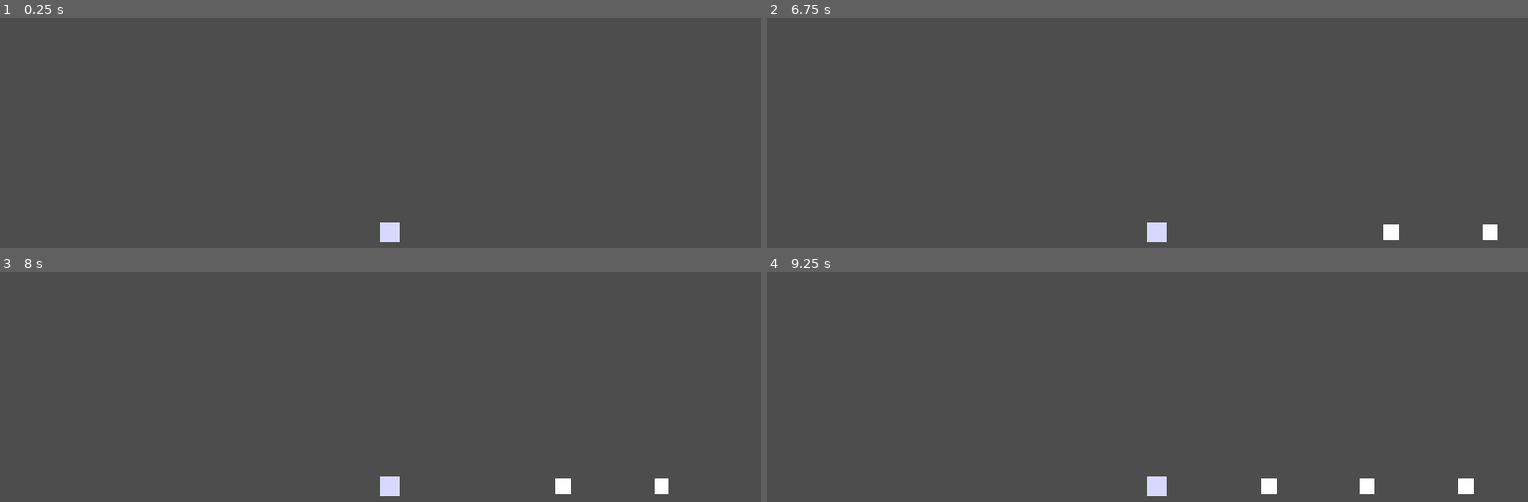
Above: before the commit, frames 1-4 (two rows, left to right).
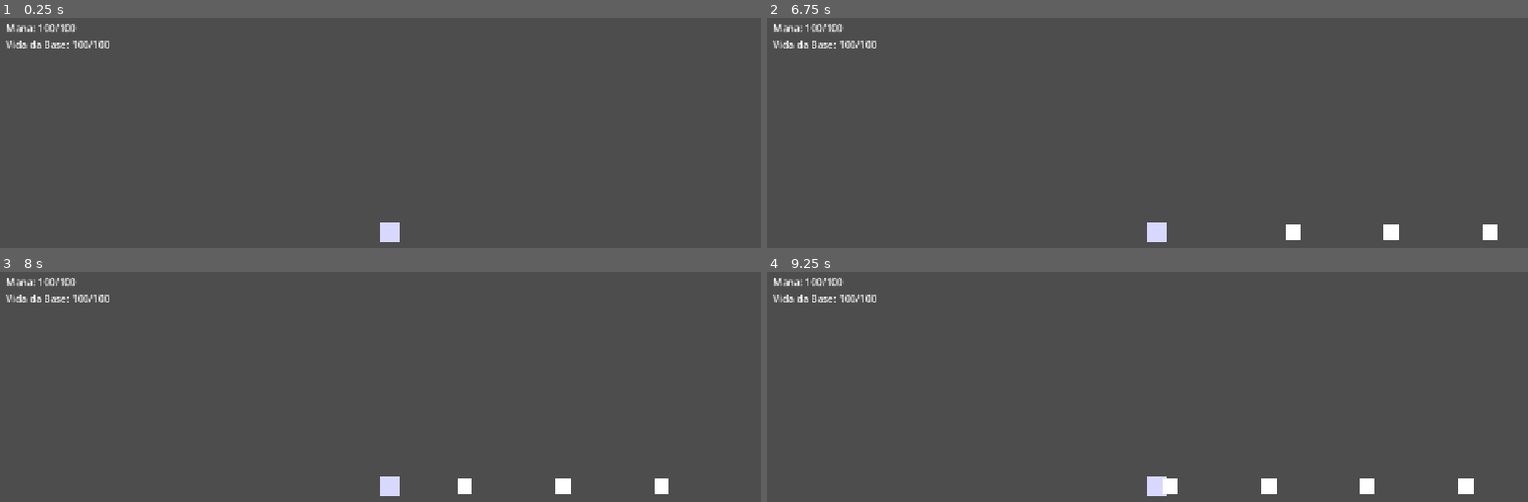
Above: after the commit, the same moments.

Repository: caua-developer/pixie-defense
Game: Godot game, scene res://scenes/main.tscn
Same seed, same stepped clock (60 frames per second), same inputs: the game is played once before the commit and once after it.
Inputs (mouse positions are in pixels of both pictures, inside the frame that each line leads up to):
- Up to frame 1 (0.25 s): no input
- Up to frame 2 (6.75 s): tap Enter at 0.5, 2 s; move the mouse to (1330, 211) at 0.52 s; press the mouse at (1330, 211) at 0.53 s; tap Space at 1.25, 3.5 s; move the mouse to (outside the picture) at 1.27 s; release the mouse at (outside the picture) at 1.28 s; click (outside the picture) at 1.35 s; move the mouse to (1238, 135) at 2.02 s; press the mouse at (1238, 135) at 2.03 s; move the mouse to (outside the picture) at 2.77 s; release the mouse at (outside the picture) at 2.78 s; click (outside the picture) at 2.85 s; move the mouse to (outside the picture) at 3.52 s; press the mouse at (outside the picture) at 3.53 s; move the mouse to (919, 165) at 4.27 s; release the mouse at (919, 165) at 4.28 s; click (919, 165) at 4.35 s; move the mouse to (1193, 231) at 5.02 s; press the mouse at (1193, 231) at 5.03 s; move the mouse to (1040, 121) at 5.77 s; release the mouse at (1040, 121) at 5.78 s; click (1040, 121) at 5.85 s; move the mouse to (1330, 211) at 6.52 s; press the mouse at (1330, 211) at 6.53 s
- Up to frame 3 (8 s): move the mouse to (outside the picture) at 7.27 s; release the mouse at (outside the picture) at 7.28 s; click (outside the picture) at 7.35 s
- Up to frame 4 (9.25 s): move the mouse to (1238, 389) at 8.02 s; press the mouse at (1238, 389) at 8.03 s; move the mouse to (outside the picture) at 8.77 s; release the mouse at (outside the picture) at 8.78 s; click (outside the picture) at 8.85 s

The runs differ from the first frame. In frame 1, 0.5% of the frame differs, in the area x 0-15%, y 2-14%; in frame 2, 0.6%, in the area x 0-71%, y 2-97%; in frame 3, 0.6%; in frame 4, 0.6%.

Commit message:
feat: adiciona hud minimo de mana, vida da base e fim de fase
Co-Authored-By: Claude Sonnet 5 <noreply@anthropic.com>

Diff:
--- a/scenes/main.tscn
+++ b/scenes/main.tscn
@@ -26,3 +26,31 @@
 enemy_scene = ExtResource("enemy_scene")
 
 [node name="SpawnTimer" type="Timer" parent="Corredor1" unique_id=137679326]
+
+[node name="HUD" type="CanvasLayer" parent="." unique_id=1430594757]
+
+[node name="Root" type="Control" parent="HUD" unique_id=1308304346]
+layout_mode = 3
+anchors_preset = 15
+anchor_right = 1.0
+anchor_bottom = 1.0
+grow_horizontal = 2
+grow_vertical = 2
+
+[node name="VBox" type="VBoxContainer" parent="HUD/Root" unique_id=1006611760]
+layout_mode = 0
+offset_left = 16.0
+offset_top = 16.0
+
+[node name="ManaLabel" type="Label" parent="HUD/Root/VBox" unique_id=1154941733]
+layout_mode = 2
+text = "Mana: 100/100"
+
+[node name="BaseLifeLabel" type="Label" parent="HUD/Root/VBox" unique_id=1692286581]
+layout_mode = 2
+text = "Vida da Base: 100/100"
+
+[node name="GameOverLabel" type="Label" parent="HUD/Root/VBox" unique_id=31973210]
+visible = false
+layout_mode = 2
+text = "FIM DE FASE"
Not shown: 1 places in scenes/main.tscn that only renumber resources
